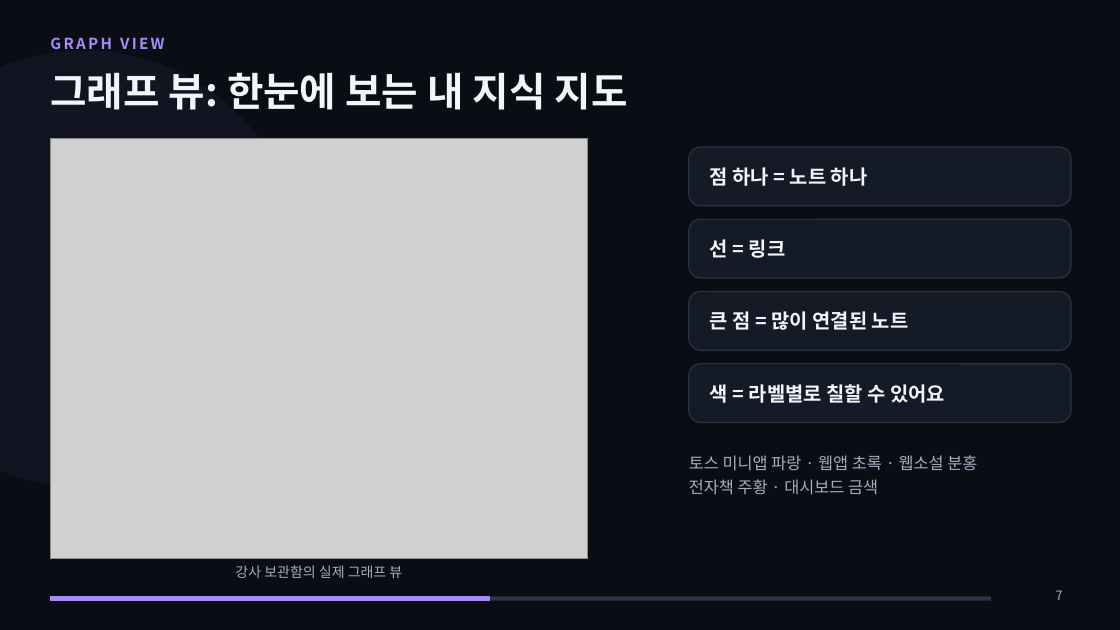
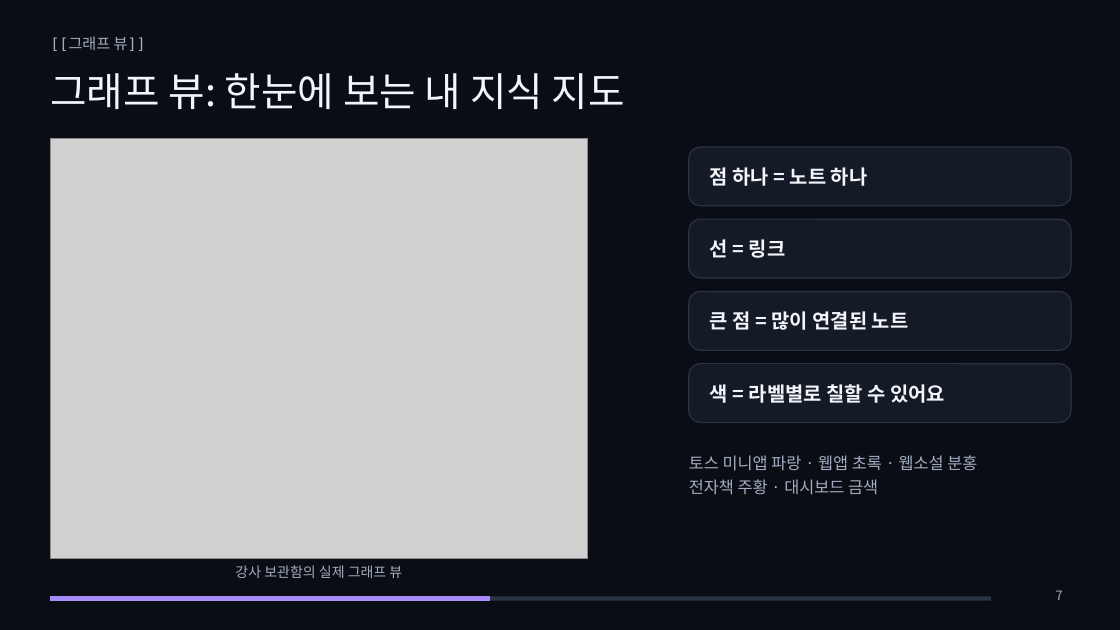
Before and after one commit to metaluca27/huhsame-script, a slide deck: slide 7 of docs/강의/옵시디언_입문/옵시디언_입문_강의.pptx. Drawn at 1120x630 pixels with LibreOffice and Linux fonts; fonts in the diff are those of the drawing; grey boxes stand for pictures. Boxes give left, top, right and bottom in pixels: in the first picture for what was removed or moved away, otherwise in the second. Text is boxed around its words. In the diff, an @@ line names an element or a change of style, - is before the commit and + after.

```diff
--- a/docs/강의/옵시디언_입문/옵시디언_입문_강의.pptx
+++ b/docs/강의/옵시디언_입문/옵시디언_입문_강의.pptx
@@ ellipse removed at [0, 50, 302, 487] @@
@@ title "그래프 뷰: 한눈에 보는 내 ..." at [50, 73, 625, 109]: bold off @@
@@ text at [50, 37, 146, 51]: text changed; font Noto Sans CJK KR to DejaVu Sans Mono; text colour #A88BFA to #A3AEC0; bold off @@
-GRAPH VIEW
+[[그래프 뷰]]
```
Also in this commit, not shown: 14 other slides changed, 9 other files.
